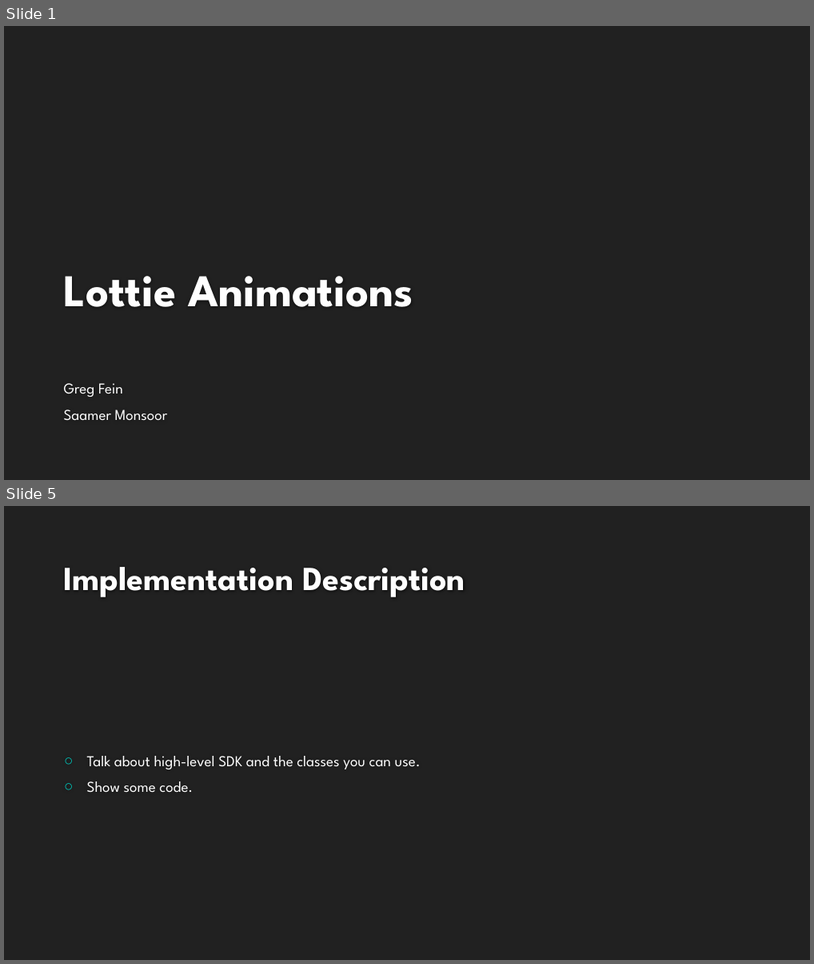
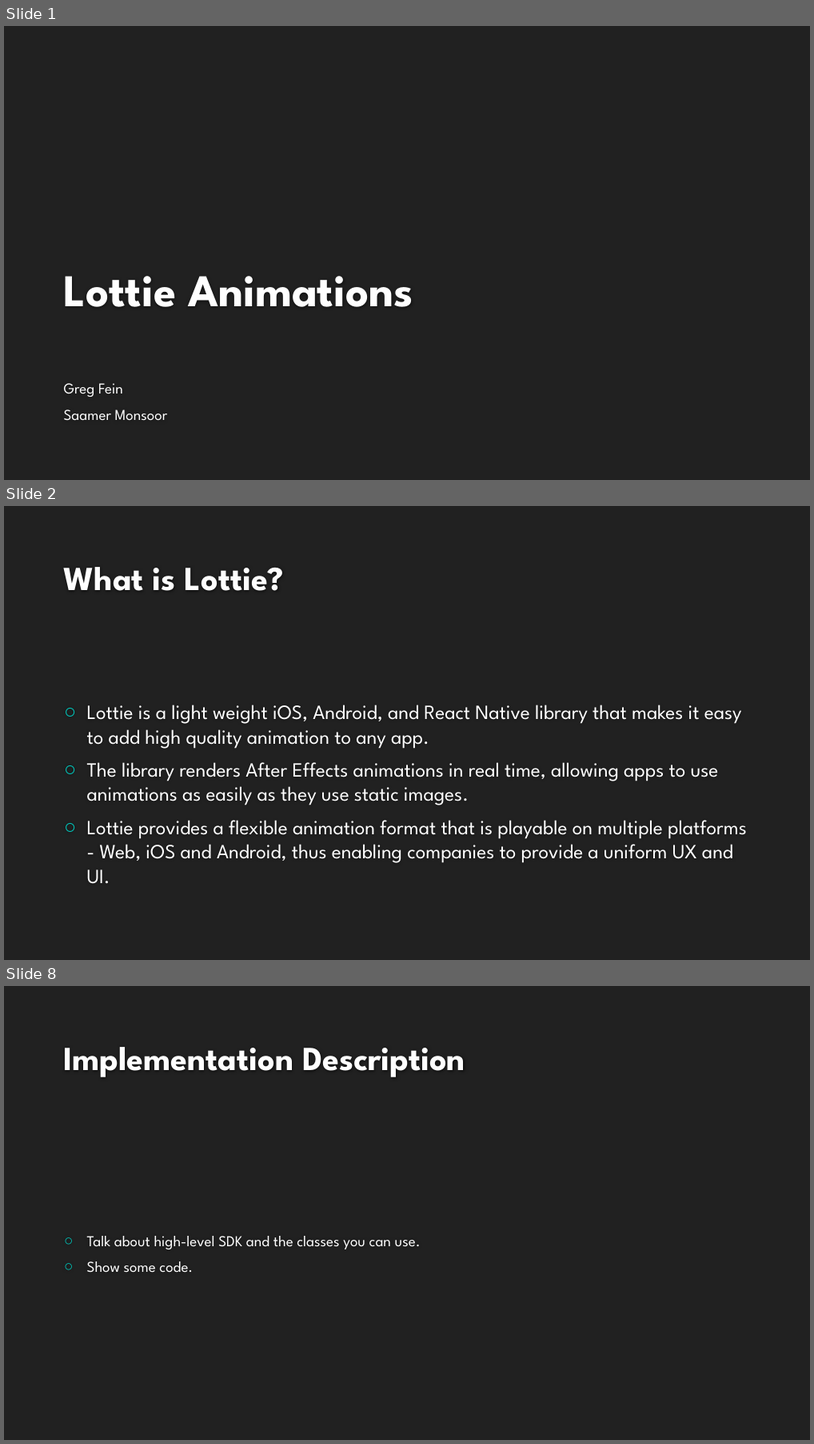
Before and after one commit to saamerm/Xamarin-Native-Forms-Swift-Lottie, a slide deck: Presentation.pptx. Shown one above the other, each under a label of ours: slides 1 and 5 before the commit, slides 1, 2 and 8 after it; the slides between them are not shown. The pictures are 814x964 and 814x1444 pixels, drawn with LibreOffice and Linux fonts; fonts in the diff are those of the drawing; background and template pictures are left out. Boxes give left, top, right and bottom in pixels: in the first picture for what was removed or moved away, otherwise in the second. Text is boxed around its words. In the diff, an @@ line names an element or a change of style, - is before the commit and + after.

```diff
--- a/Presentation.pptx
+++ b/Presentation.pptx
@@ slide 2 added at box(4, 506, 810, 960), background #212121 @@
@@ title added at box(64, 567, 284, 591), 40 pt, text #FEFEFE, bold @@
+What is Lottie?
@@ text added at box(87, 704, 747, 884), 24 pt, text #FFFFFF @@
+○ Lottie is a light weight iOS, Android, and React Native library that makes it easy to add high quality animation to any app.
+○ The library renders After Effects animations in real time, allowing apps to use animations as easily as they use static images.
+○ Lottie provides a flexible animation format that is playable on multiple platforms - Web, iOS and Android, thus enabling companies to provide a uniform UX and UI.
@@ what was slide 5 is now slide 8 @@
```
Also in this commit, not shown: 1 slide changed, 4 other slides added, 2 slides removed, 7 other files.
